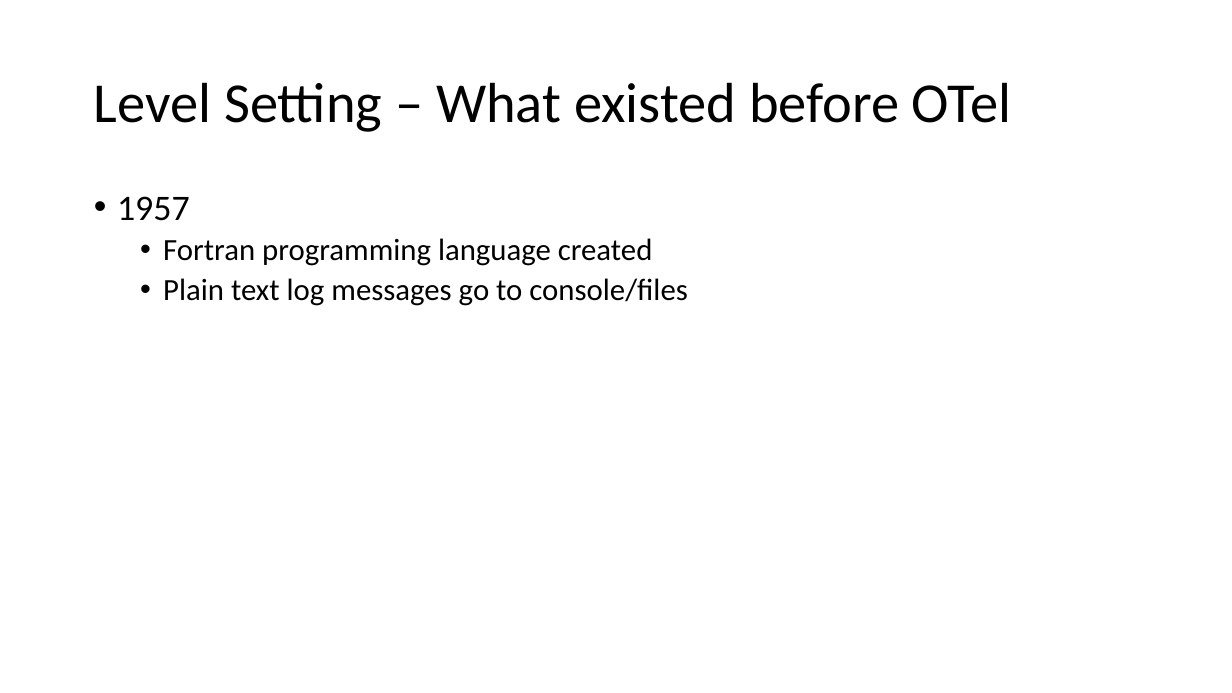
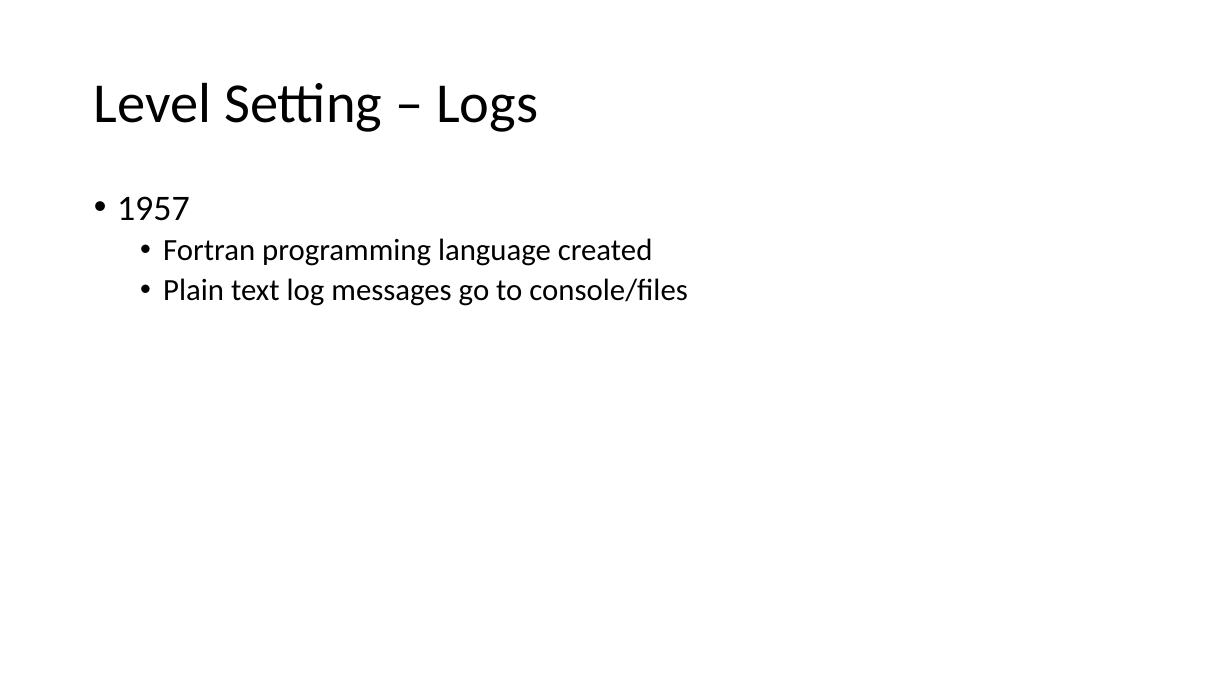
Before and after one commit to ProgrammerAL/Presentations-2023, a slide deck: slide 4 of 2023-03 - Orlando Code Camp - OpenTelemetry/Presentation.pptx. Drawn at 1232x693 pixels with LibreOffice and Linux fonts; fonts in the diff are those of the drawing. Boxes give left, top, right and bottom in pixels: in the first picture for what was removed or moved away, otherwise in the second. Text is boxed around its words. In the diff, an @@ line names an element or a change of style, - is before the commit and + after.

```diff
--- a/2023-03 - Orlando Code Camp - OpenTelemetry/Presentation.pptx
+++ b/2023-03 - Orlando Code Camp - OpenTelemetry/Presentation.pptx
@@ title at (x1=94, y1=82, x2=538, y2=132): text changed @@
-Level Setting – What existed before OTel
+Level Setting – Logs
```
Also in this commit, not shown: 6 other slides changed, 5 slides added.
